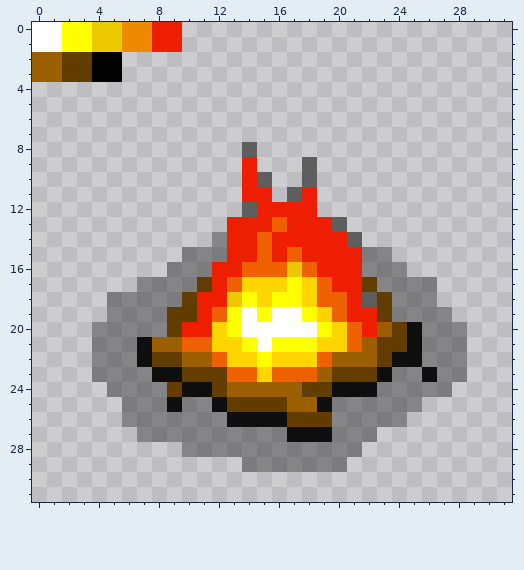
Pixel-art sprite: campfire2.png. The picture above was drawn from the file before the commit.
The file is 32x32 pixels.
After the commit:
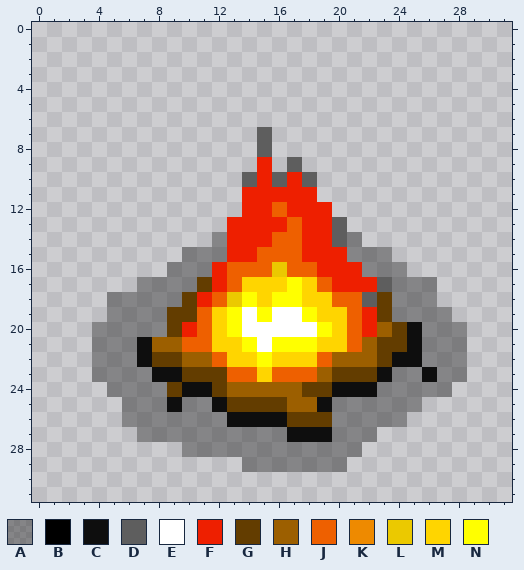
Palette (. is transparent): A #00000059  B #000000  C #0e0e0e  D #5e5e5e  E #ffffff  F #ee1f00  G #633d00  H #9c5f00  J #ee6000  K #ee8a00  L #ebc900  M #ffd500  N #ffff00
From old to new:
y 0..1: x 0..9 EENNLLKKFF -> ..........
y 2..3: x 0..5 HHGGBB -> ......
y 7: x 15 . -> D
y 8: x 14..15 D. -> .D
y 9: x 14..15 F. -> .F; x 17..18 .D -> D.
y 10: x 14..17 FD.. -> DFDF
y 11: x 16..17 .D -> FF
y 12: x 14 D -> F; x 16 F -> J; x 19 . -> F
y 13: x 16..17 JF -> FJ
y 14: x 15..17 JFF -> FJJ; x 20..21 FD -> DA
y 15: x 16 F -> J; x 21 F -> A
y 16: x 13 F -> J; x 16..17 JL -> LJ
y 17: x 22..23 GA -> FD
y 18: x 12 F -> J; x 19 J -> M; x 21 F -> J
y 19: x 11..12 FJ -> JM; x 20..21 JF -> MJ
y 20: x 11 F -> J
Boxes around the changes in both pictures, in picture pixels (x1, y1, x2, y2):
erased: (32, 22, 182, 82)
changed: (197, 127, 392, 337)
